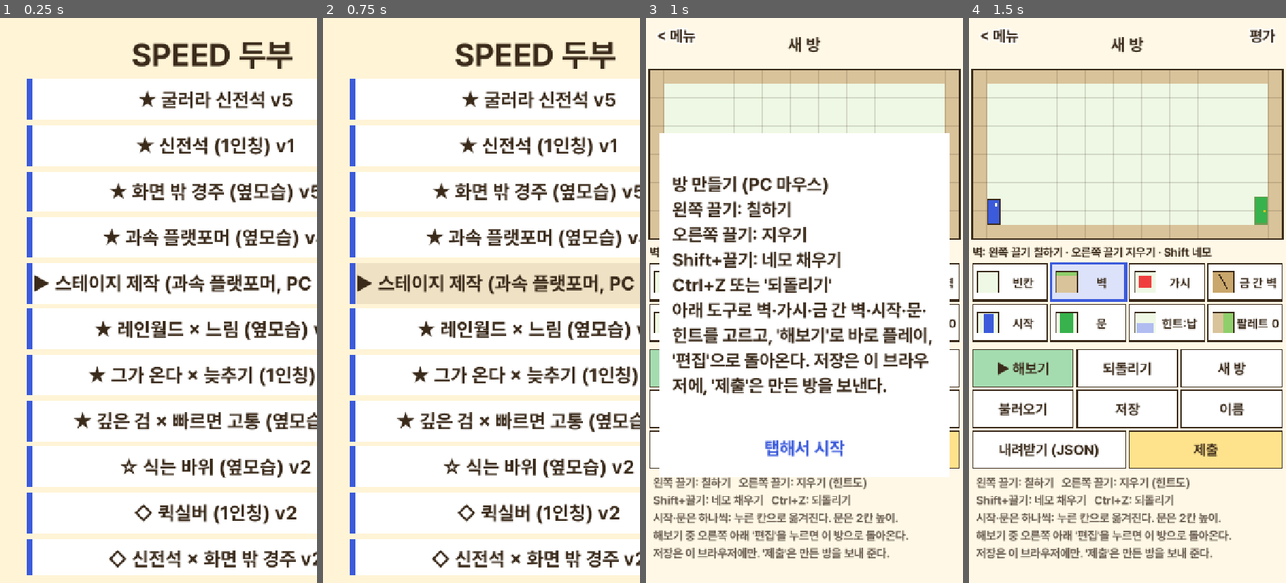
Above: before the commit, frames 1-4 (left to right).
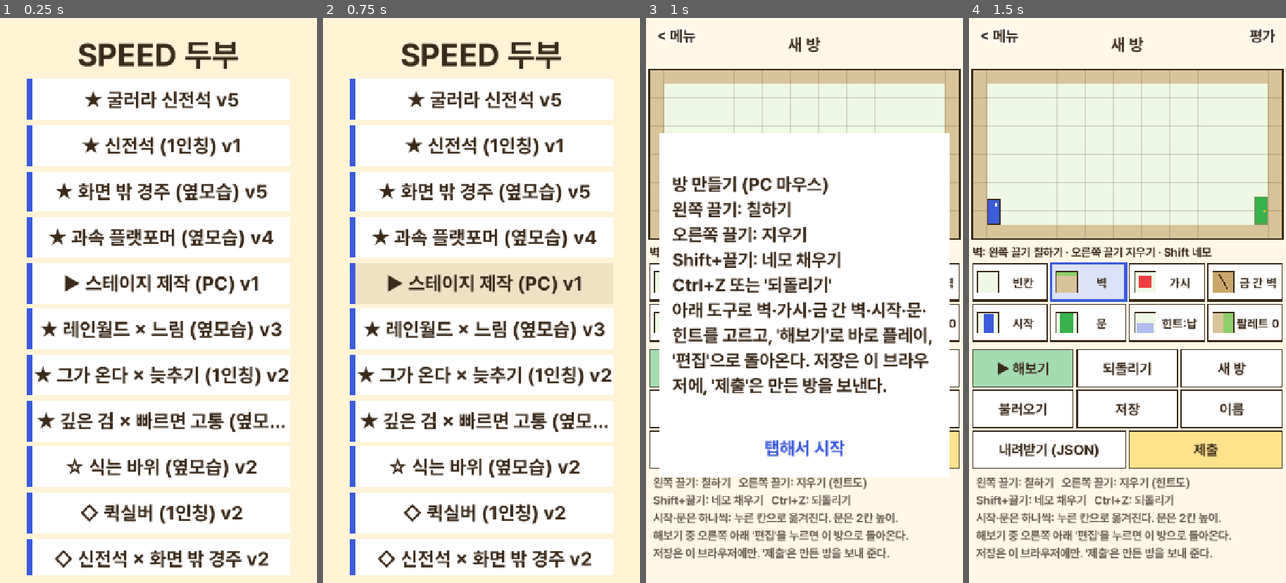
Above: after the commit, the same moments.

Repository: innollia/pai-games
Game: Godot game, scene res://main.tscn
Two runs of this game, one before a commit and one after it. Both use one fixed random seed, a clock stepped at 60 frames per second and the inputs below.
Inputs (mouse positions are in pixels of both pictures, inside the frame that each line leads up to):
- Up to frame 1 (0.25 s): no input
- Up to frame 2 (0.75 s): tap Enter at 0.5 s; move the mouse to (551, 272) at 0.52 s; tap Z at 0.6 s; click (551, 272) at 0.67 s
- Up to frame 3 (1 s): no input
- Up to frame 4 (1.5 s): tap Space at 1.25 s; drag from (1064, 328) to (1111, 413) at 1.27 s

The runs differ from the first frame. In frame 1, 23% of the frame differs, in the area x 10-100%, y 4-99%; in frame 2, 22%; in frame 3, nothing differs; in frame 4, nothing differs.

Commit message:
speed_tofu: menu no longer shifts off-screen — long labels clip with ellipsis; shorter editor label
Co-Authored-By: Claude Opus 5.5 <noreply@anthropic.com>

Diff:
--- a/games/speed_tofu/main.gd
+++ b/games/speed_tofu/main.gd
@@ -7,7 +7,7 @@
 	["boulder_fp", "★ 신전석 (1인칭)"],
 	["screenrace", "★ 화면 밖 경주 (옆모습)"],
 	["overpower", "★ 과속 플랫포머 (옆모습)"],
-	["overpower_edit", "▶ 스테이지 제작 (과속 플랫포머, PC 마우스)"],
+	["overpower_edit", "▶ 스테이지 제작 (PC)"],
 	["rain_slow", "★ 레인월드 × 느림 (옆모습)"],
 	["coming_fp", "★ 그가 온다 × 늦추기 (1인칭)"],
 	["deepsword", "★ 깊은 검 × 빠르면 고통 (옆모습)"],
@@ -185,6 +185,8 @@
 		if not str(g[0]).begins_with("__"):
 			b.text += " v%d" % GAME_VER.get(g[0], 1)
 		b.custom_minimum_size = Vector2(600, 92)
+		b.clip_text = true  # 긴 이름이 줄 폭을 넓혀 메뉴 전체가 화면 밖으로 밀리지 않게
+		b.text_overrun_behavior = TextServer.OVERRUN_TRIM_ELLIPSIS
 		b.mouse_filter = Control.MOUSE_FILTER_IGNORE
 		b.set_meta("id", g[0])
 		list.add_child(b)
Not shown, changed: games/speed_tofu/ver.txt
Not shown, changed: games/speed_tofu/web/index.html
Not shown, changed: games/speed_tofu/web/index.pck
